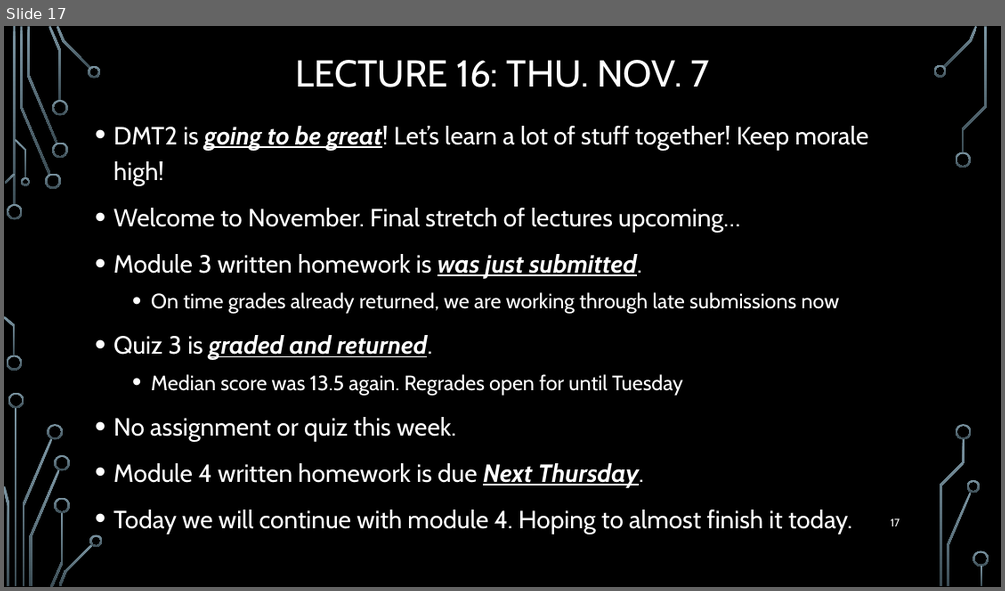
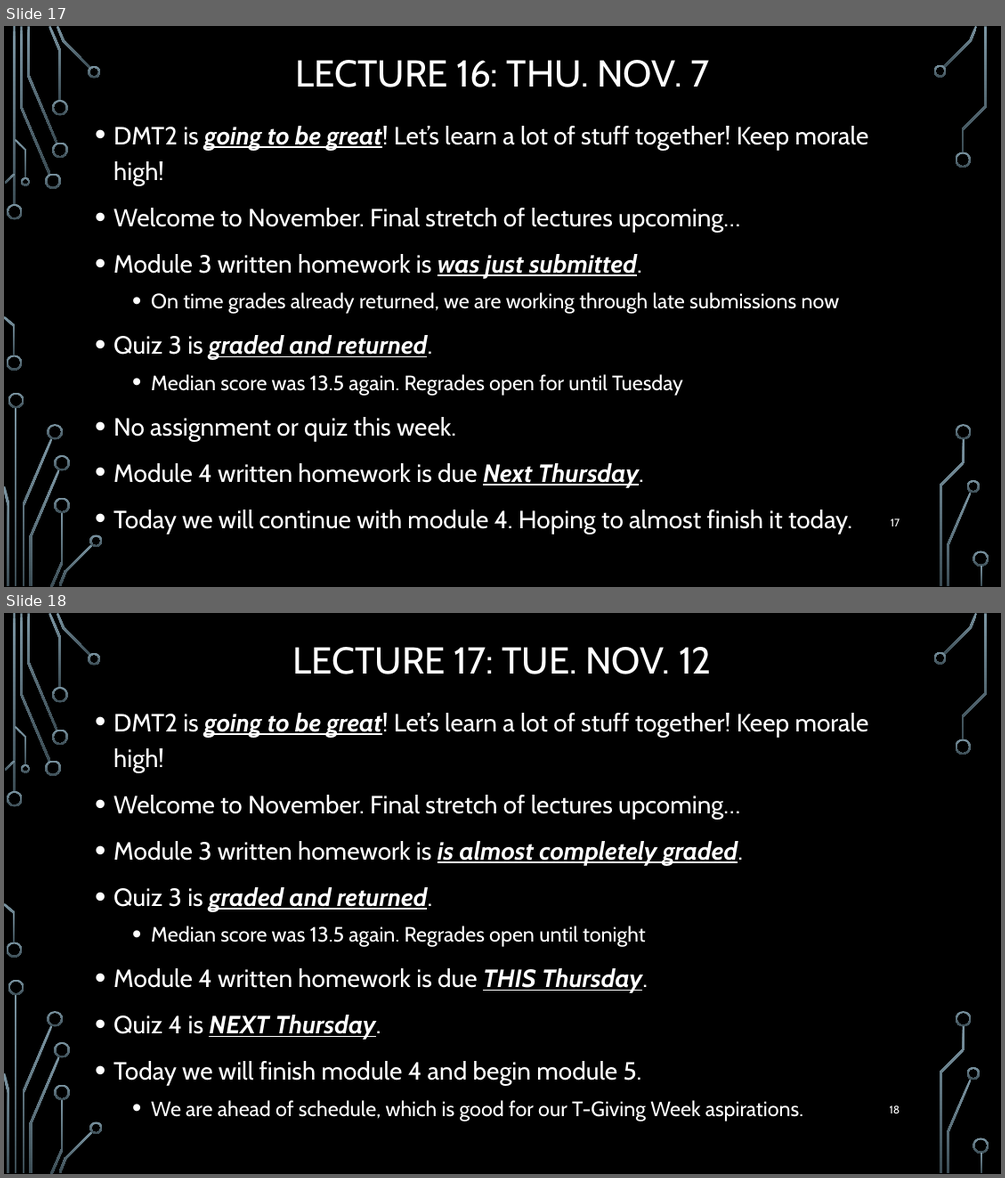
Before and after one commit to markfloryan/dmt2, a slide deck: slides/00-DailyAnnouncements.pptx. Shown one above the other, each under a label of ours: slide 17 before the commit, slides 17 and 18 after it. The pictures are 1005x591 and 1005x1178 pixels, drawn with LibreOffice and Linux fonts; fonts in the diff are those of the drawing; background and template pictures are left out. Boxes give left, top, right and bottom in pixels: in the first picture for what was removed or moved away, otherwise in the second. Text is boxed around its words. In the diff, an @@ line names an element or a change of style, - is before the commit and + after.

```diff
--- a/slides/00-DailyAnnouncements.pptx
+++ b/slides/00-DailyAnnouncements.pptx
@@ slide 18 added at bbox=[4, 613, 1001, 1174], background picture (left out); not listed: 36 template elements that a slide beside it also shows @@
@@ title added at bbox=[293, 647, 712, 674], 36 pt, text #FFFFFF @@
+LECTURE 17: TUE. NOV. 12
@@ text added at bbox=[113, 713, 869, 1120], 24 pt, text #FFFFFF @@
+• DMT2 is going to be great! Let’s learn a lot of stuff together! Keep morale high!
+• Welcome to November. Final stretch of lectures upcoming…
+• Module 3 written homework is is almost completely graded.
+• Quiz 3 is graded and returned.
+  • Median score was 13.5 again. Regrades open until tonight
+• Module 4 written homework is due THIS Thursday.
+• Quiz 4 is NEXT Thursday.
+• Today we will finish module 4 and begin module 5.
+  • We are ahead of schedule, which is good for our T-Giving Week aspirations.
@@ page number added at bbox=[890, 1105, 900, 1113], 10.5 pt, text #FFFFFF @@
+18
```
Also in this commit, not shown: 4 other files.
